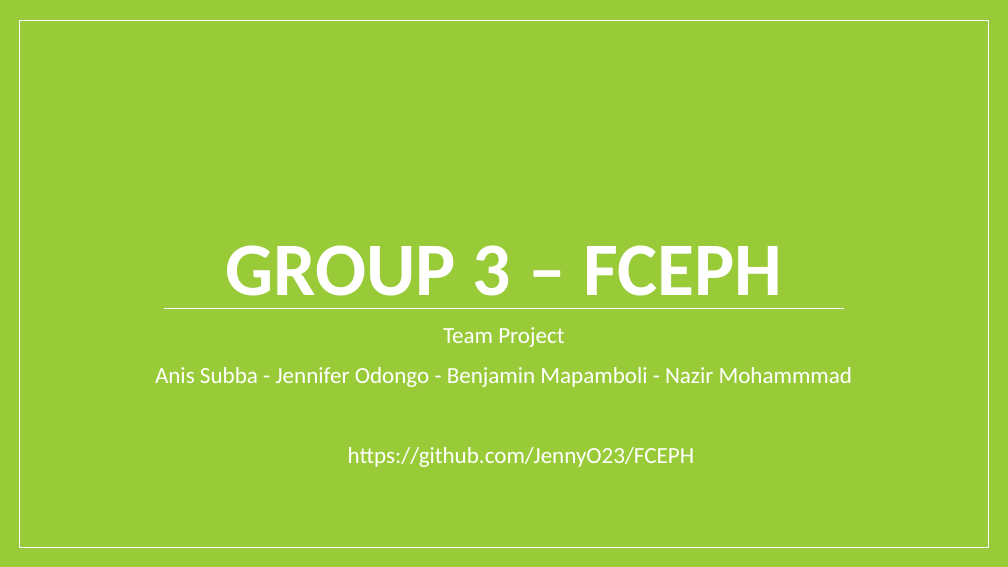
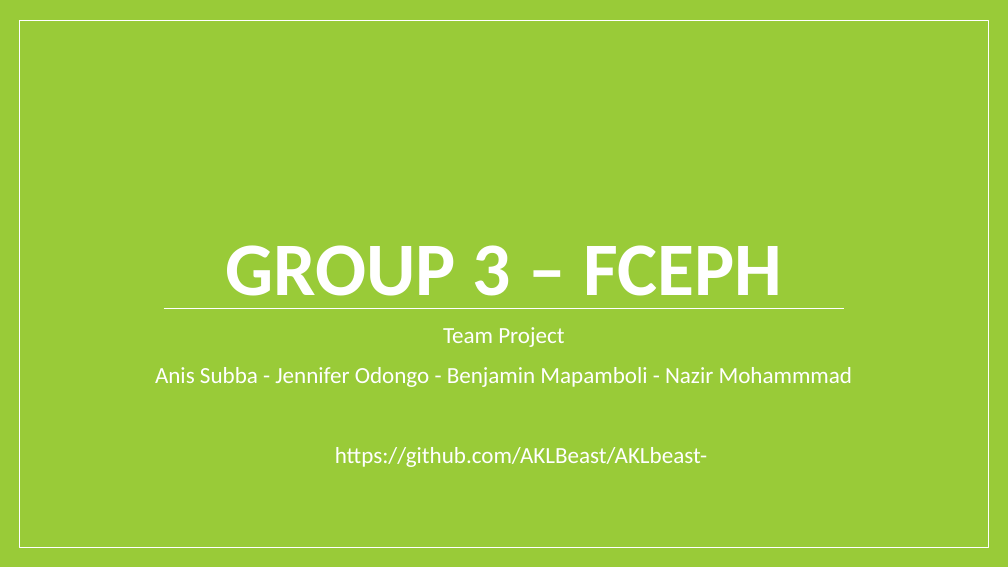
Before and after one commit to AKLBeast/AKLbeast-, a slide deck: slide 1 of Documentation/Group 3 -FCEPH Final.pptx. Drawn at 1008x567 pixels with LibreOffice and Linux fonts; fonts in the diff are those of the drawing. Boxes give left, top, right and bottom in pixels: in the first picture for what was removed or moved away, otherwise in the second. Text is boxed around its words. In the diff, an @@ line names an element or a change of style, - is before the commit and + after.

Commit message:
Presentation for w12/13
New presentation

```diff
--- a/Documentation/Group 3 -FCEPH Final.pptx
+++ b/Documentation/Group 3 -FCEPH Final.pptx
@@ text at (x1=335, y1=447, x2=707, y2=467): text changed @@
-https://github.com/JennyO23/FCEPH
+https://github.com/AKLBeast/AKLbeast-
```
Also in this commit, not shown: 12 slides added, 4 slides removed.
